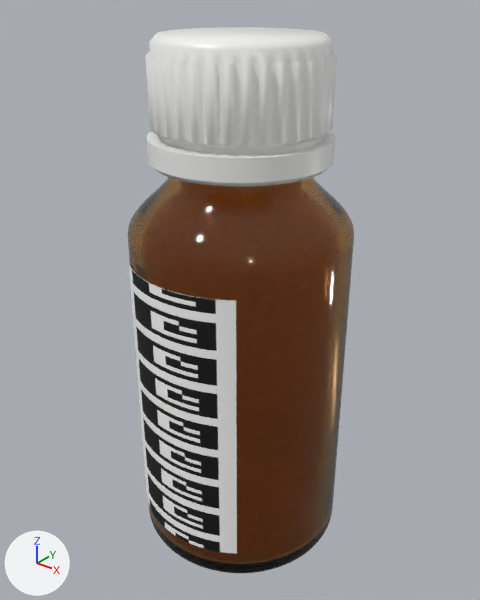
Before and after pictures for a commit that changed the glTF model assets/amber-bottles/labelled/SMP-0002_2008373235843.glb.
Before and after are seen from a 50 mm lens placed at (0.0487, -0.0611, 0.0729), pointed at (-0.0004, 0.0004, 0.0349). The lights are fixed; the arrows at lower left show +X, +Y and +Z. The first picture is the older version. Where no turn or scale is listed for an object, it has been applied to the vertices. Vertices at exactly the same position are counted once.

Script lines for the objects in view, before the commit:
```python
me_bottle_020ml = bpy.data.meshes.new('Bottle_020ml')
me_bottle_020ml.from_pydata(...)  # 5094 vertices, 10180 faces; spans x -0.0139..0.0139, y -0.0139..0.0139, z 0.0..0.0659
me_bottle_020ml.materials.append(mat_amber_glass)  # orange #ce903f
me_cap_pp18_002 = bpy.data.meshes.new('Cap_PP18.002')
me_cap_pp18_002.from_pydata(...)  # 1874 vertices, 3744 faces; spans x -0.0109..0.0109, y -0.0109..0.0109, z 0.0..0.0142
me_cap_pp18_002.materials.append(mat_white_pp)  # white #f7f7f5
me_label_smp_0002 = bpy.data.meshes.new('Label_SMP-0002')
me_label_smp_0002.from_pydata(...)  # 132 vertices, 128 faces; spans x -0.0084..0.0084, y -0.0141..-0.0112, z 0.0051..0.0418
# faces by material slot: [64, 64]
me_label_smp_0002.materials.append(mat_label_paper)  # picture img_label_smp_0002
me_label_smp_0002.materials.append(mat_label_back)  # white #f9f9f7
ob_bottle_020ml = bpy.data.objects.new('Bottle_020ml', me_bottle_020ml)
ob_bottle_020ml.location = (0.0, 0.0, 0.0)
ob_cap_020ml_pp18 = bpy.data.objects.new('Cap_020ml_PP18', me_cap_pp18_002)
ob_cap_020ml_pp18.location = (0.0, 0.0, 0.0533)
ob_label_smp_0002 = bpy.data.objects.new('Label_SMP-0002', me_label_smp_0002)
ob_label_smp_0002.location = (0.0, 0.0, 0.0)
```
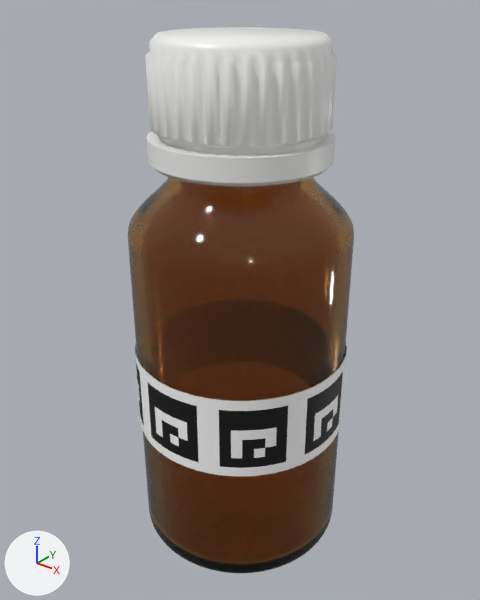
Patch to the scene script:
```diff
--- a/assets/amber-bottles/labelled/SMP-0002_2008373235843.glb.py
+++ b/assets/amber-bottles/labelled/SMP-0002_2008373235843.glb.py
@@ me_label_smp_0002 @@
 # used by ob_label_smp_0002; location = (0.0, 0.0, 0.0)
-me_label_smp_0002.from_pydata(...)  # 132 vertices, 128 faces; spans x -0.0084..0.0084, y -0.0141..-0.0112, z 0.0051..0.0418
+me_label_smp_0002.from_pydata(...)  # 388 vertices, 384 faces; spans x -0.0141..0.0141, y -0.0141..0.0141, z 0.0179..0.029
+# me_label_smp_0002 part 1: 388 vertices added at x -0.0141..0.0141, y -0.0141..0.0141, z 0.0179..0.029
+# me_label_smp_0002 part 2: 132 vertices removed from x -0.0084..0.0084, y -0.0141..-0.0112, z 0.0051..0.0418
 me_label_smp_0002.materials.append(mat_label_paper)
```

Location of each change, [x1, y1, x2, y2] in pixels of the pictures (480 x 600 px):
'Label_SMP-0002', reshaped
    before: [128, 263, 237, 554]
    after: [135, 343, 347, 477]
part 1 of me_label_smp_0002, added
    after: [135, 343, 347, 477]
part 2 of me_label_smp_0002, deleted
    before: [128, 263, 237, 554]
